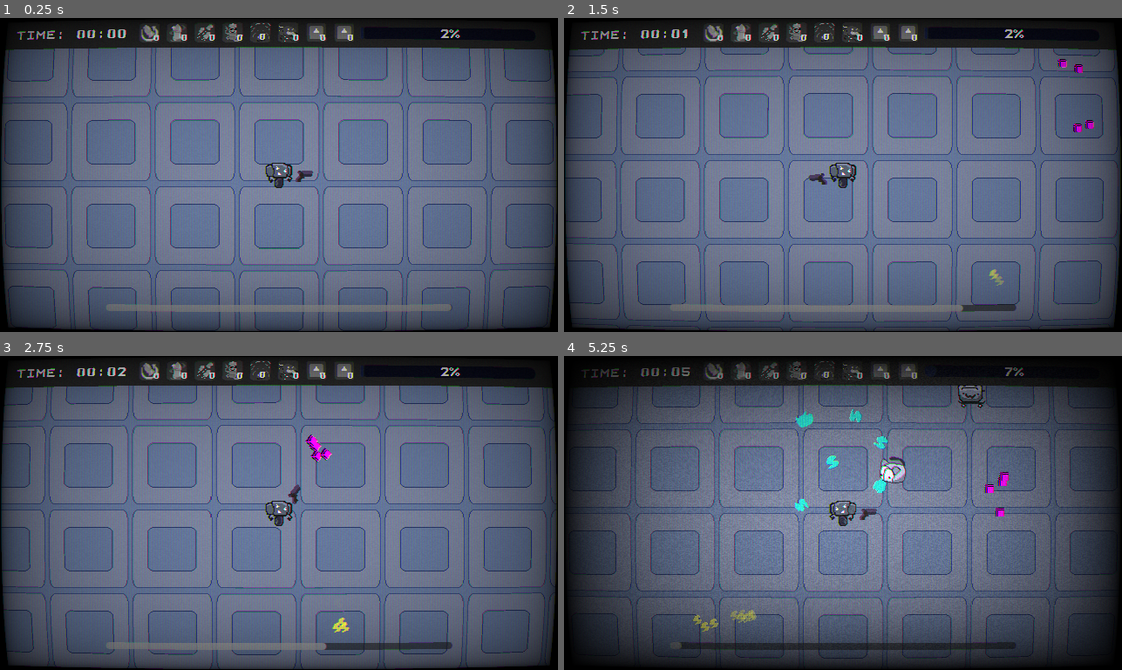
Above: before the commit, frames 1-4 (two rows, left to right).
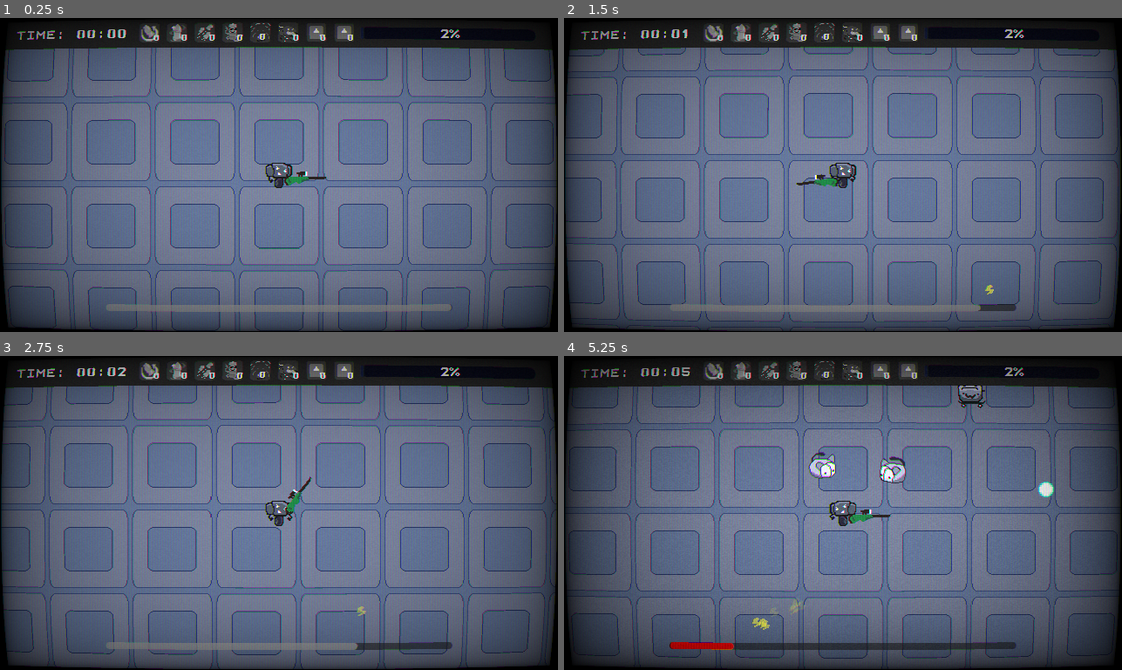
Above: after the commit, the same moments.

Repository: kinghos/GMTK-Game-Jam-2026
Game: Godot game, scene res://scenes/level/level.tscn
The game is run twice, just before and just after one commit, with the same random seed, the same clock (stepped at 60 frames per second) and the same inputs. The engine's default icon, where the game draws it, is replaced by a stand-in: a white triangle on a blue panel in a dark square.
Inputs (mouse positions are in pixels of both pictures, inside the frame that each line leads up to):
- Up to frame 1 (0.25 s): no input
- Up to frame 2 (1.5 s): tap Enter at 0.5 s; move the mouse to (965, 159) at 0.52 s; press the mouse at (965, 159) at 0.53 s; hold D (Right) 0.53-1.28 s; move the mouse to (731, 190) at 1.27 s; release the mouse at (731, 190) at 1.28 s; hold S (Down) from 1.28 s (still down); right-click (731, 190) at 1.35 s
- Up to frame 3 (2.75 s): click (167, 528) at 1.55 s; move the mouse to (334, 443) at 2.02 s; release S (Down) at 2.03 s; press the mouse at (334, 443) at 2.03 s; hold D (Right) from 2.03 s (still down)
- Up to frame 4 (5.25 s): move the mouse to (815, 575) at 2.77 s; release D (Right) at 2.78 s; release the mouse at (815, 575) at 2.78 s; hold W (Up) 2.78-3.53 s; tap Shift (Sprint) at 2.85 s; click (815, 575) at 3.05 s; move the mouse to (1010, 560) at 3.52 s; press the mouse at (1010, 560) at 3.53 s; hold A (Left) 3.53-5.03 s; move the mouse to (675, 465) at 4.27 s; release the mouse at (675, 465) at 4.28 s; right-click (675, 465) at 4.35 s; click (675, 465) at 4.55 s; move the mouse to (870, 513) at 5.02 s; press the mouse at (870, 513) at 5.03 s; hold S (Down) from 5.03 s (still down)

The runs differ from the first frame. In frame 1, 0.2% of the frame differs, in the area x 50-59%, y 48-54%; in frame 2, 0.5%; in frame 3, 0.6%; in frame 4, 20%, in the area x 0-100%, y 1-100%.

Commit message:
weapons added!

Diff:
--- a/globals/Globals.gd
+++ b/globals/Globals.gd
@@ -12,7 +12,37 @@
 var wave = 1
 var start_time: int
 var bullet_damage: int = 10
+var weapon_damages = {
+	WEAPONS.PISTOL: 10,
+	WEAPONS.SHOTGUN: 7,
+	WEAPONS.RIFLE: 15,
+	WEAPONS.SMG: 5
+}
 var bullet_speed: float = 800.0
+var weapon_bullet_speeds = {
+	WEAPONS.PISTOL: 800,
+	WEAPONS.SHOTGUN: 700,
+	WEAPONS.RIFLE: 1100,
+	WEAPONS.SMG: 900
+}
+var weapon_attack_speeds = {
+	WEAPONS.PISTOL: 0.6,
+	WEAPONS.SHOTGUN: 0.65,
+	WEAPONS.RIFLE: 1.0,
+	WEAPONS.SMG: 0.2
+}
+var weapon_bullet_sizes = {
+	WEAPONS.PISTOL: 1.0,
+	WEAPONS.SHOTGUN: 0.8,
+	WEAPONS.RIFLE: 1.3,
+	WEAPONS.SMG: 0.5
+}
+var weapon_sprites = {
+	WEAPONS.PISTOL: preload("uid://ctjxjn85mk3tr"),
+	WEAPONS.SHOTGUN: preload("uid://bu2dxuikimkg"),
+	WEAPONS.RIFLE: preload("uid://ym68aq313xlq"),
+	WEAPONS.SMG: preload("uid://ym68aq313xlq")
+}
 var blast_kb: float = 0.5
 var shotgun_bullets = 4
 enum ENEMY_TYPES {FODDER, CHARGELESS, PARASITE, RANGED}
@@ -20,7 +50,7 @@
 enum POWERUPS {ATTACKSPEED, BULLETDMG, BULLETSPEED, ENERGYPACK, BLAST, MOVESPEED}
 enum WEAPON_UPGRADES {SHOTGUNSPREAD, SHOTGUNBULLETS, RIFLEPIERCE, RIFLESIZE, SMGHOME, SMGKB}
 enum WEAPONS {PISTOL, SHOTGUN, RIFLE, SMG}
-var chosen_weapon = WEAPONS.SHOTGUN
+var chosen_weapon = WEAPONS.RIFLE
 var powerup_counts = {
 	POWERUPS.ATTACKSPEED: 0,
 	POWERUPS.BULLETDMG: 0,
@@ -93,6 +123,7 @@
 	bullet_speed = 800.0
 	blast_kb = 0.5
 	shotgun_bullets = 4
+	#chosen_weapon = WEAPONS.PISTOL
 
 func next_target(num):
 	# uses the quadratic sequence 5x^2 + 4x + 3 to generate the next target
@@ -108,11 +139,11 @@
 	var increase = powerup_increases[powerup]
 	match powerup:
 		POWERUPS.ATTACKSPEED:
-			player.gun.fire_rate += increase
+			pass
 		POWERUPS.BULLETDMG:
-			bullet_damage += increase
+			pass
 		POWERUPS.BULLETSPEED:
-			bullet_speed += increase
+			pass
 		POWERUPS.ENERGYPACK:
 			player.MAX_CHARGE += increase
 		POWERUPS.BLAST:
@@ -120,6 +151,9 @@
 		POWERUPS.MOVESPEED:
 			player.WALK_SPEED += increase
 			player.SPRINT_SPEED += increase
+
+func calc_powerup_effect(powerup: int):
+	return powerup_counts[powerup] * powerup_increases[powerup]
 
 func print_powerup_values(): # for debugging
 	print("Powerup values:")
--- a/scenes/enemies/base_enemy.gd
+++ b/scenes/enemies/base_enemy.gd
@@ -56,6 +56,7 @@
 	queue_free()
 
 func take_damage(bullet_damage):
+	var bullet_damage_increase = Globals.calc_powerup_effect(Globals.POWERUPS.BULLETDMG)
 	hp = move_toward(hp, 0, bullet_damage)
 
 
--- a/scenes/player/bullet.gd
+++ b/scenes/player/bullet.gd
@@ -5,7 +5,8 @@
 var direction = Vector2.ZERO
 
 func _physics_process(delta: float) -> void:
-	global_position += direction * Globals.bullet_speed * delta
+	var speed_increase = Globals.calc_powerup_effect(Globals.POWERUPS.BULLETSPEED)
+	global_position += direction * (Globals.bullet_speed + speed_increase) * delta
 
 
 func _on_body_entered(body: Node2D) -> void:
--- a/scenes/player/bullet.tscn
+++ b/scenes/player/bullet.tscn
@@ -1,9 +1,7 @@
 [gd_scene format=3 uid="uid://d3n56tkfivk54"]
 
 [ext_resource type="Script" uid="uid://ccmqkh61i5adv" path="res://scenes/player/bullet.gd" id="1_2as5g"]
-
-[sub_resource type="PlaceholderTexture2D" id="PlaceholderTexture2D_mkf8s"]
-size = Vector2(10, 10)
+[ext_resource type="Texture2D" uid="uid://bu27wn30rgpkk" path="res://assets/sprites/bullet.png" id="2_j5eos"]
 
 [sub_resource type="RectangleShape2D" id="RectangleShape2D_mkf8s"]
 size = Vector2(1, 1)
@@ -14,7 +12,7 @@
 script = ExtResource("1_2as5g")
 
 [node name="Sprite2D" type="Sprite2D" parent="." unique_id=1930138195]
-texture = SubResource("PlaceholderTexture2D_mkf8s")
+texture = ExtResource("2_j5eos")
 
 [node name="CollisionShape2D" type="CollisionShape2D" parent="." unique_id=1462314444]
 shape = SubResource("RectangleShape2D_mkf8s")
--- a/scenes/player/gun.gd
+++ b/scenes/player/gun.gd
@@ -12,9 +12,18 @@
 	rotation = mouse_direction.angle()
 	flip_v = rotation > PI/2 or rotation < -(PI / 2)
 
+	var weapon = Globals.chosen_weapon
+	texture = Globals.weapon_sprites[weapon]
+	Globals.bullet_damage = Globals.weapon_damages[weapon]
+	Globals.bullet_speed = Globals.weapon_bullet_speeds[weapon]
+
 func shoot():
+	var weapon = Globals.chosen_weapon
 	var bullet: Bullet = BULLET.instantiate()
-	if Globals.chosen_weapon == Globals.WEAPONS.PISTOL:
+	var scale = Globals.weapon_bullet_sizes[weapon]
+	bullet.scale = Vector2(scale, scale)
+	fire_rate = Globals.weapon_attack_speeds[weapon]
+	if weapon == Globals.WEAPONS.PISTOL:
 		bullet.global_position = global_position + offset.rotated(rotation)
 		bullet.rotation = rotation
 		bullet.direction = mouse_direction
@@ -25,9 +34,27 @@
 		for i in range(Globals.shotgun_bullets):
 			var rotation_offset = randf_range(-PI/12, PI/12)
 			var position_offset = Vector2(randf_range(-10, 10), randf_range(-10, 10))
+
 			bullet = BULLET.instantiate()
+			scale = Globals.weapon_bullet_sizes[weapon]
+			bullet.scale = Vector2(scale, scale)
 			bullet.global_position = global_position + offset.rotated(rotation) + position_offset
 			bullet.rotation = rotation
 			bullet.direction = mouse_direction.rotated(rotation_offset)
+
 			get_tree().current_scene.get_node("Bullets").add_child(bullet)
 		Globals.player.use_charge(charge_cost * Globals.shotgun_bullets / 2)
+	if weapon == Globals.WEAPONS.SMG:
+		bullet.global_position = global_position + offset.rotated(rotation)
+		bullet.rotation = rotation
+		bullet.direction = mouse_direction
+
+		get_tree().current_scene.get_node("Bullets").add_child(bullet)
+		Globals.player.use_charge(charge_cost / 2)
+	if weapon == Globals.WEAPONS.RIFLE:
+		bullet.global_position = global_position + offset.rotated(rotation)
+		bullet.rotation = rotation
+		bullet.direction = mouse_direction
+
+		get_tree().current_scene.get_node("Bullets").add_child(bullet)
+		Globals.player.use_charge(charge_cost * 2)
--- a/scenes/player/player.gd
+++ b/scenes/player/player.gd
@@ -61,12 +61,13 @@
 	move_and_slide()
 
 	shoot_cooldown -= delta
+	var fire_rate_reduction = Globals.calc_powerup_effect(Globals.POWERUPS.ATTACKSPEED)
 	if Input.is_action_just_pressed("Shoot"):
 		gun.shoot()
-		shoot_cooldown = gun.fire_rate
+		shoot_cooldown = gun.fire_rate - fire_rate_reduction
 	elif Input.is_action_pressed("Shoot") and shoot_cooldown <= 0:
 		gun.shoot()
-		shoot_cooldown = gun.fire_rate
+		shoot_cooldown = gun.fire_rate - fire_rate_reduction
 
 	var speed_percent = current_speed / SPRINT_SPEED
 	var drain = (IDLE_DRAIN + MOVING_DRAIN * speed_percent) * delta
Binary file added: assets/sprites/bullet.png
Not shown, added: assets/sprites/bullet.png.import
Binary file added: assets/sprites/rifle.png
Not shown, added: assets/sprites/rifle.png.import
Binary file added: assets/sprites/shotgun.png
Not shown, added: assets/sprites/shotgun.png.import
